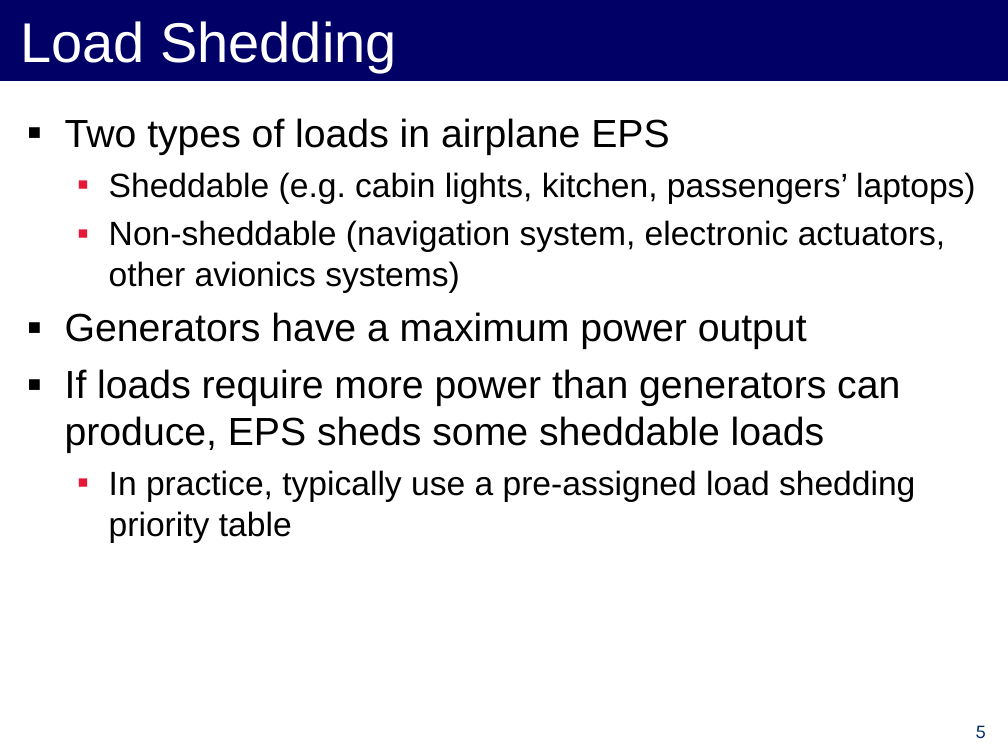
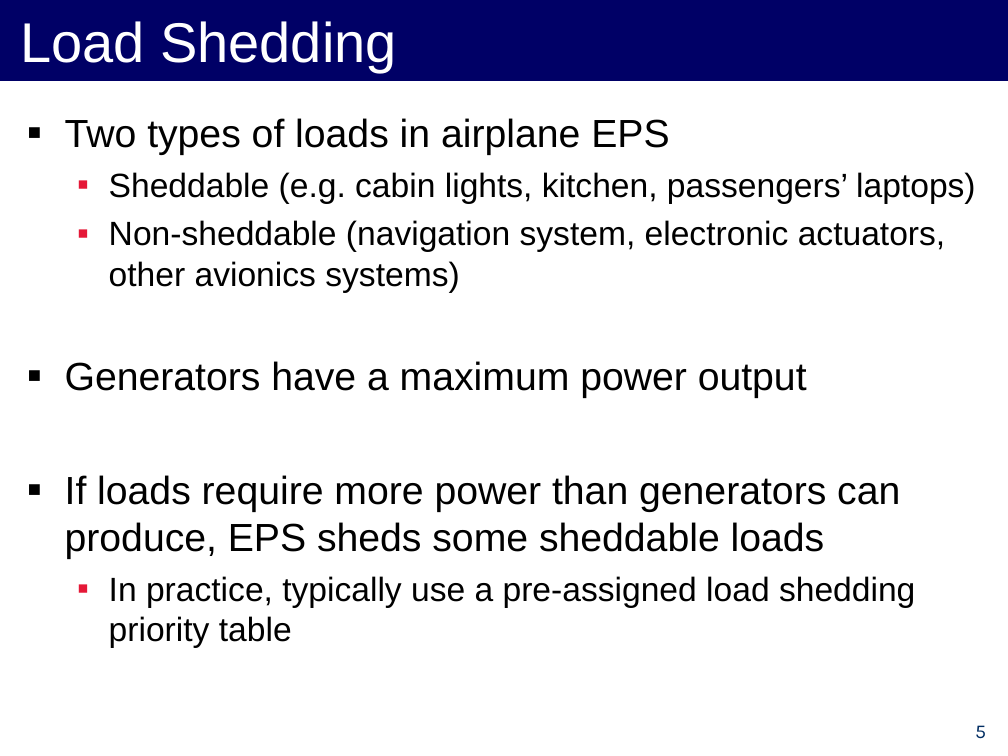
Before and after one commit to forresti/optimal_load_management, a slide deck: slide 5 of project/12-3-12_Presentation.ppt. Drawn at 1008x756 pixels with LibreOffice and Linux fonts; fonts in the diff are those of the drawing. Boxes give left, top, right and bottom in pixels: in the first picture for what was removed or moved away, otherwise in the second. Text is boxed around its words. In the diff, an @@ line names an element or a change of style, - is before the commit and + after.

```diff
--- a/project/12-3-12_Presentation.ppt
+++ b/project/12-3-12_Presentation.ppt
@@ text "Two types of loads in ..." rewrapped from bbox=[65, 118, 975, 543] to bbox=[65, 118, 975, 648] @@
```
Also in this commit, not shown: 5 other slides changed.
